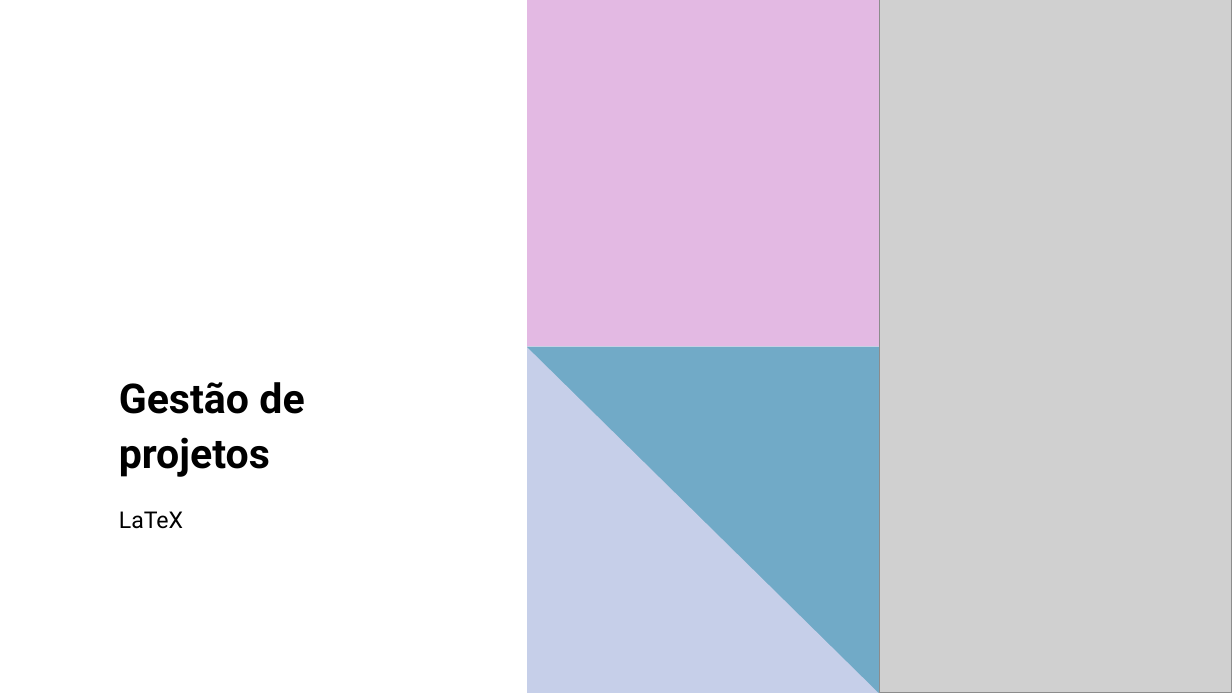
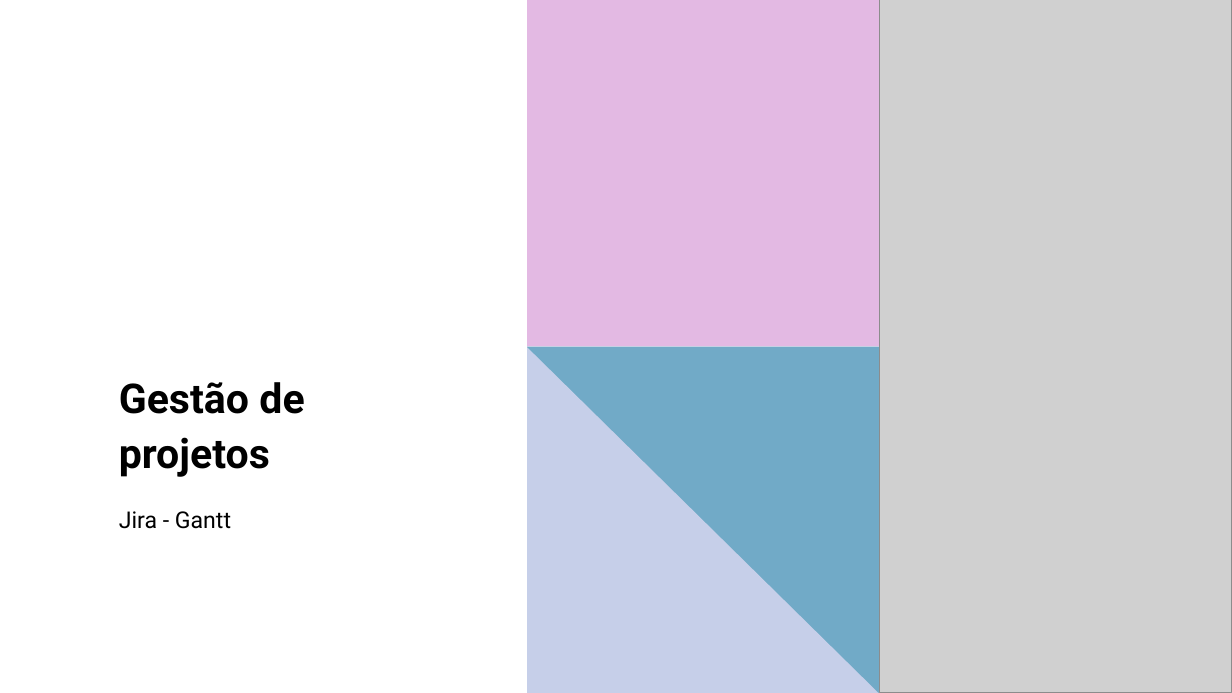
Before and after one commit to LeonardoRaiz/FATEC, a slide deck: slide 1 of Gestao de Projetos/PPT/Aula 04/Aula 04.pptx. Drawn at 1232x693 pixels with LibreOffice and Linux fonts; fonts in the diff are those of the drawing; grey boxes stand for pictures. Boxes give left, top, right and bottom in pixels: in the first picture for what was removed or moved away, otherwise in the second. Text is boxed around its words. In the diff, an @@ line names an element or a change of style, - is before the commit and + after.

```diff
--- a/Gestao de Projetos/PPT/Aula 04/Aula 04.pptx
+++ b/Gestao de Projetos/PPT/Aula 04/Aula 04.pptx
@@ subtitle at bbox=[119, 511, 231, 529]: text changed @@
-LaTeX
+Jira - Gantt
```
Also in this commit, not shown: 14 slides removed.
